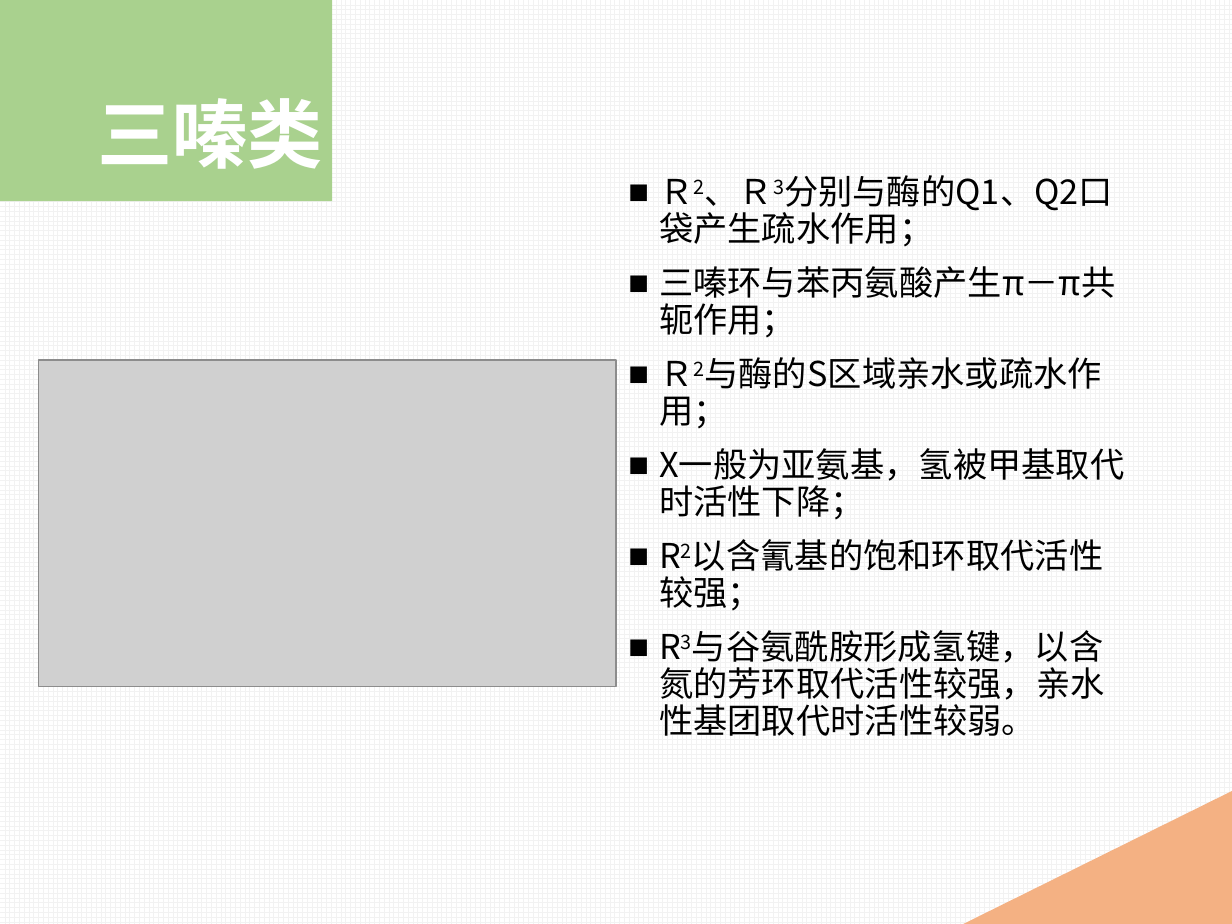
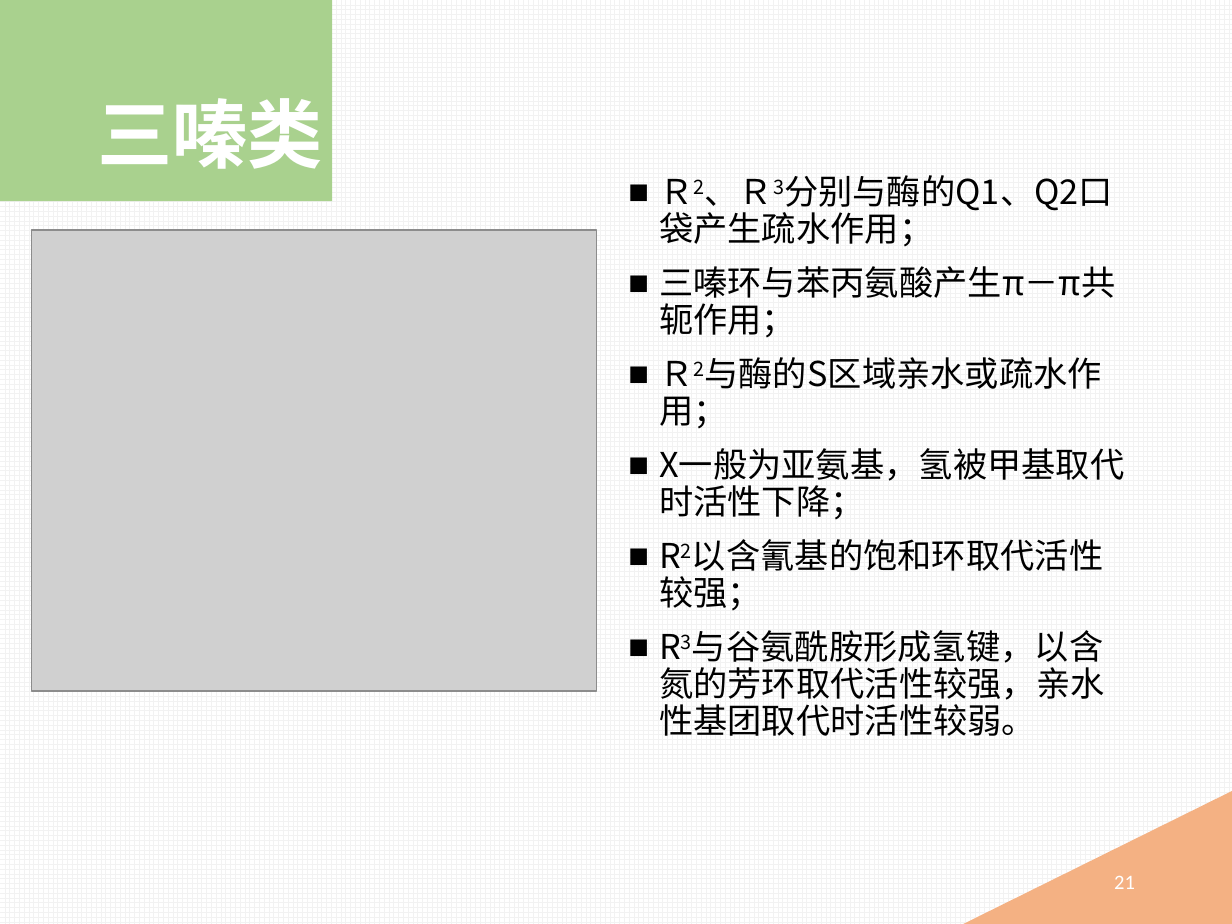
Before and after one commit to mingyong/Project-PDE, a slide deck: slide 21 of 磷酸二酯酶抑制剂.pptx (slide 10 before the commit). Drawn at 1232x924 pixels with LibreOffice and Linux fonts; fonts in the diff are those of the drawing; grey boxes stand for pictures. Boxes give left, top, right and bottom in pixels: in the first picture for what was removed or moved away, otherwise in the second. Text is boxed around its words. In the diff, an @@ line names an element or a change of style, - is before the commit and + after.

```diff
--- a/磷酸二酯酶抑制剂.pptx
+++ b/磷酸二酯酶抑制剂.pptx
@@ picture resized from (x1=38, y1=360, x2=616, y2=686) to (x1=32, y1=230, x2=598, y2=691) @@
@@ page number added at (x1=1114, y1=876, x2=1135, y2=889), 12 pt, text #FFFFFF @@
+21
```
Also in this commit, not shown: 8 other slides changed, 13 slides added.
